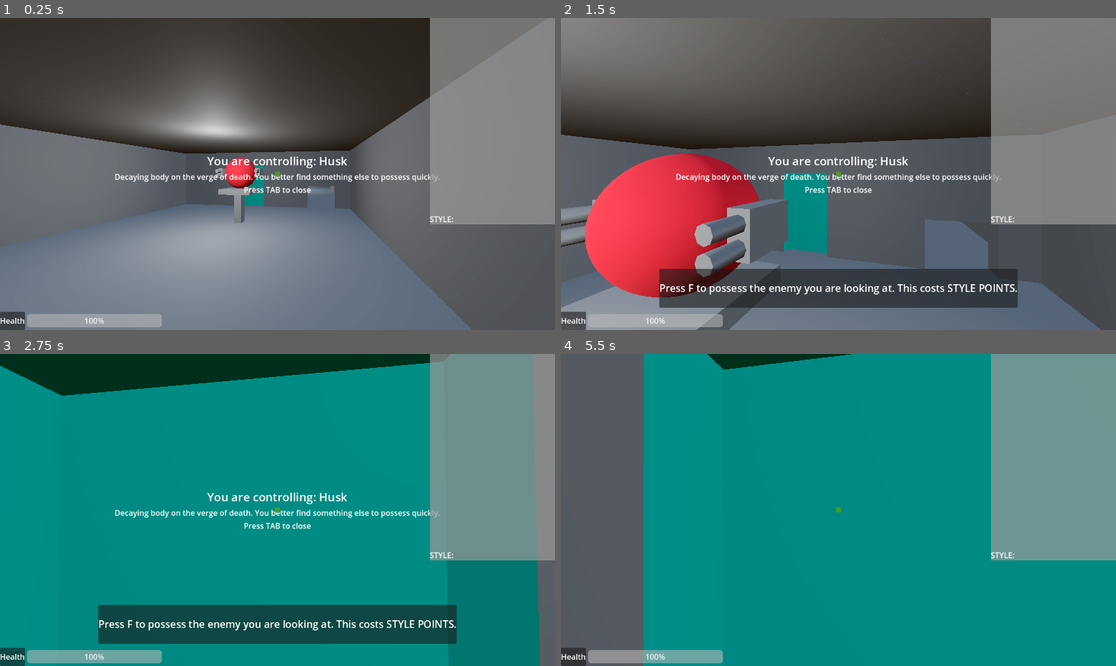
Above: before the commit, frames 1-4 (two rows, left to right).
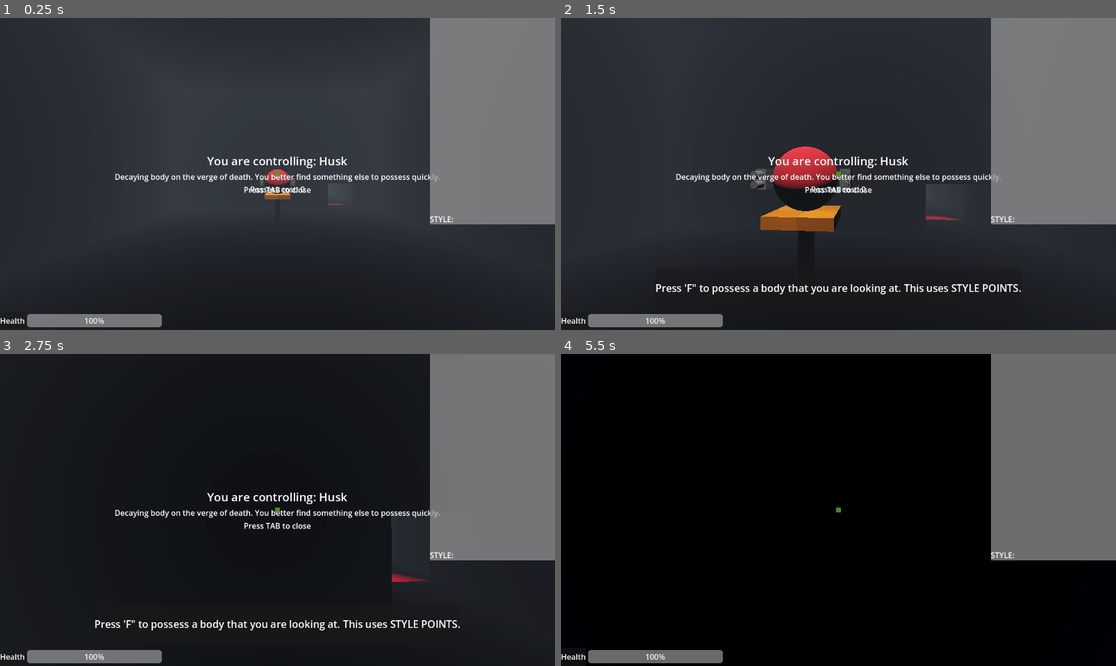
Above: after the commit, the same moments.

Repository: city-high-rider/soulswap
Game: Godot game, scene res://first_level.tscn
The game is run twice, just before and just after one commit, with the same random seed, the same clock (stepped at 60 frames per second) and the same inputs. Before the commit the project starts from res://test_level.tscn. Sound files missing from this copy of the repository are replaced by a short silence.
Inputs (mouse positions are in pixels of both pictures, inside the frame that each line leads up to):
- Up to frame 1 (0.25 s): no input
- Up to frame 2 (1.5 s): move the mouse to (866, 174) at 0.52 s; hold W (forward) from 0.53 s (still down); tap F (possess) at 0.6 s; tap Space (jump) at 0.77 s; move the mouse to (810, 174) at 1.27 s; click (810, 174) at 1.35 s
- Up to frame 3 (2.75 s): keep holding W (forward); tap Space (jump) at 1.52 s; tap F (possess) at 2 s; move the mouse to (288, 503) at 2.02 s; hold Right mouse button (secondary_action) from 2.03 s (still down)
- Up to frame 4 (5.5 s): keep holding W (forward); tap F (possess) at 2.75, 3.5, 4.25, 4.35, 5 s; move the mouse to (832, 516) at 2.77 s; release Right mouse button (secondary_action) at 2.78 s; tap Shift (shift) at 2.85 s; tap Space (jump) at 3.02, 3.77, 4.52 s; move the mouse to (877, 513) at 3.52 s; tap Tab (toggle_info) at 3.6 s; move the mouse to (794, 506) at 4.27 s; move the mouse to (844, 510) at 5.02 s; press the mouse at (844, 510) at 5.03 s

The runs differ from the first frame. In frame 1, 65% of the frame differs, in the area x 0-100%, y 0-100%; in frame 2, 76%; in frame 3, 93%; in frame 4, 100%.

Commit message:
change first level to default scene

Diff:
--- a/project.godot
+++ b/project.godot
@@ -11,7 +11,7 @@
 [application]
 
 config/name="soulswap"
-run/main_scene="res://test_level.tscn"
+run/main_scene="res://first_level.tscn"
 config/features=PackedStringArray("4.1", "Forward Plus")
 config/icon="res://icon.svg"
 
